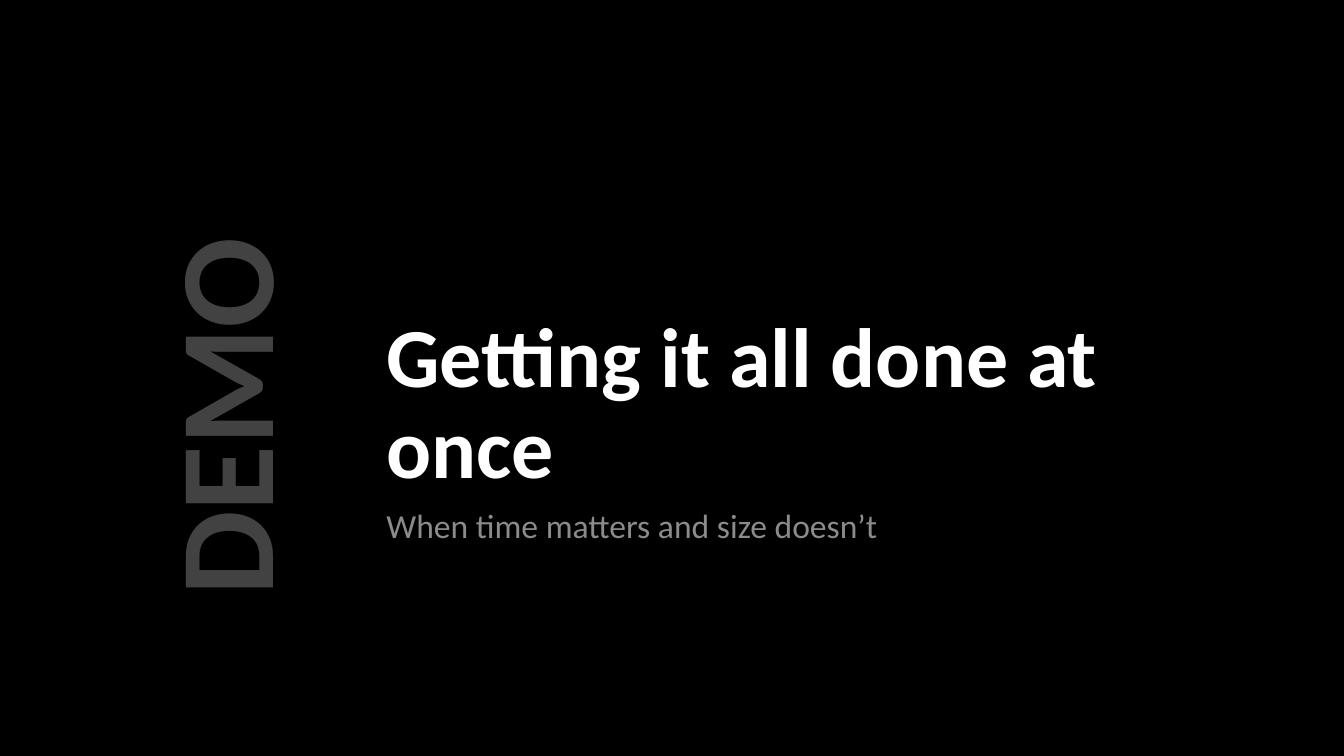
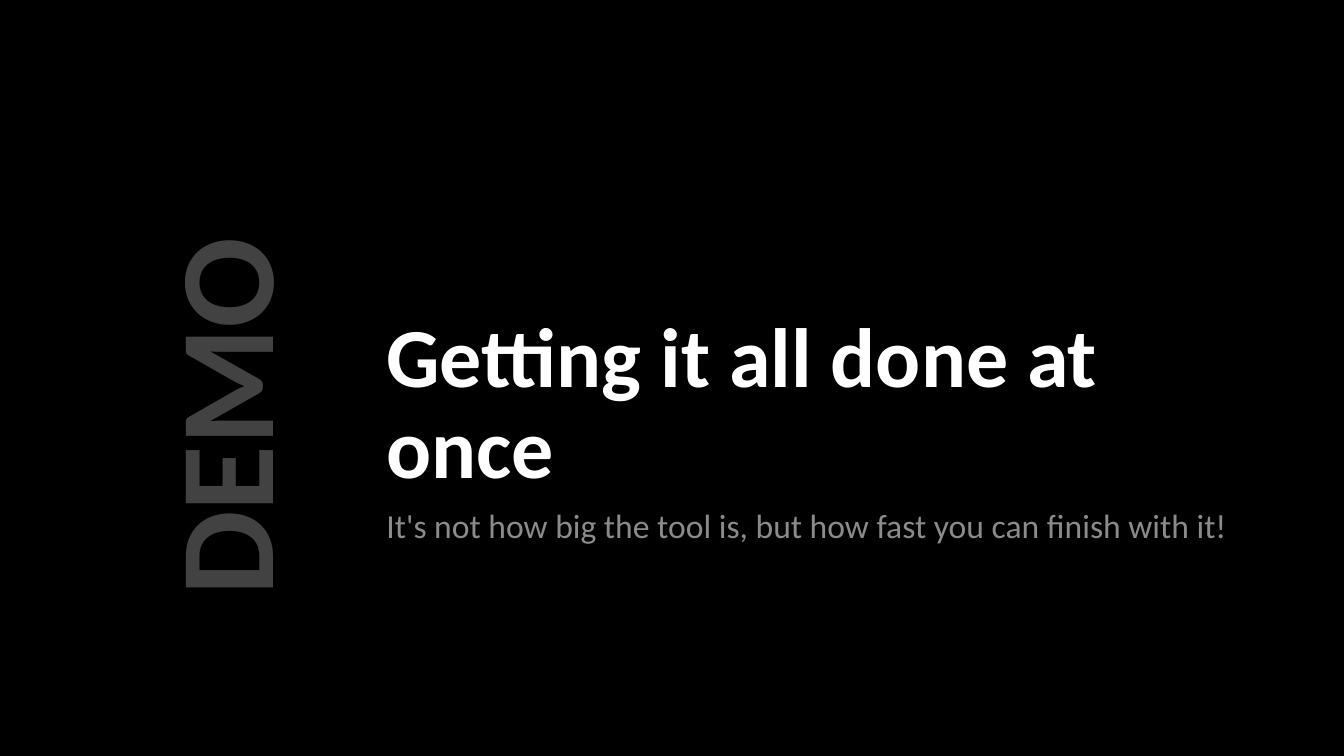
Before and after one commit to jpscripter/MMSMoA23, a slide deck: slide 25 of PowerShell, PowerFull/PowerShell, PowerFull.pptx (slide 15 before the commit). Drawn at 1344x756 pixels with LibreOffice and Linux fonts; fonts in the diff are those of the drawing; background and template pictures are left out. Boxes give left, top, right and bottom in pixels: in the first picture for what was removed or moved away, otherwise in the second. Text is boxed around its words. In the diff, an @@ line names an element or a change of style, - is before the commit and + after.

```diff
--- a/PowerShell, PowerFull/PowerShell, PowerFull.pptx
+++ b/PowerShell, PowerFull/PowerShell, PowerFull.pptx
@@ text at box(386, 514, 1227, 544): text changed @@
-When time matters and size doesn’t
+It's not how big the tool is, but how fast you can finish with it!
```
Also in this commit, not shown: 7 other slides changed, 17 slides added, 2 slides removed, 16 other files.
